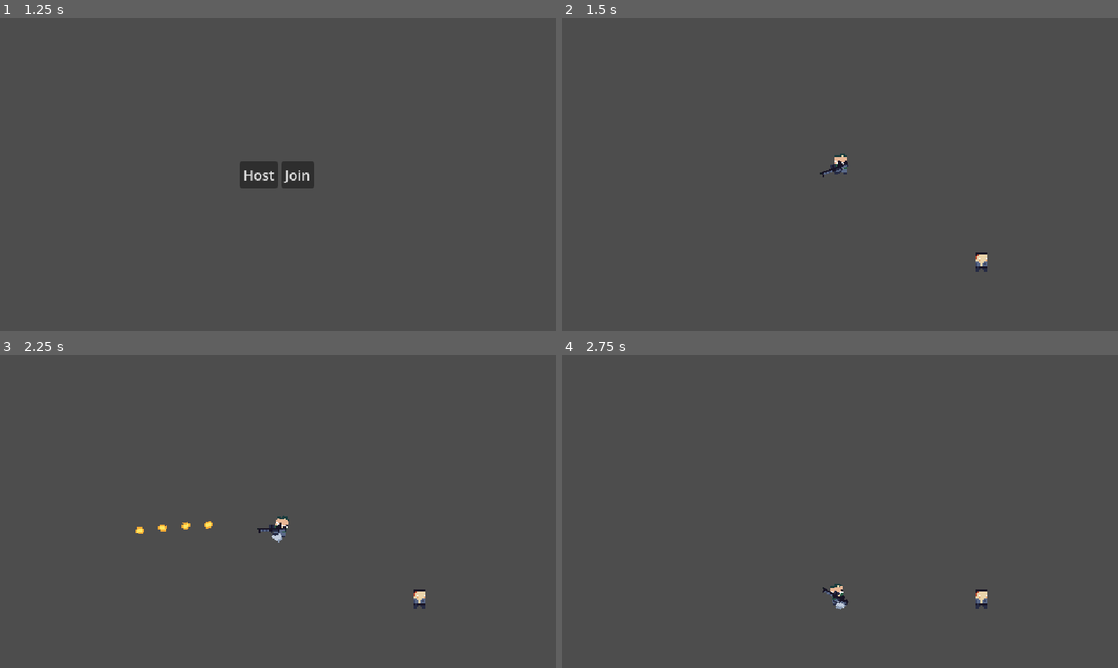
Above: before the commit, frames 1-4 (two rows, left to right).
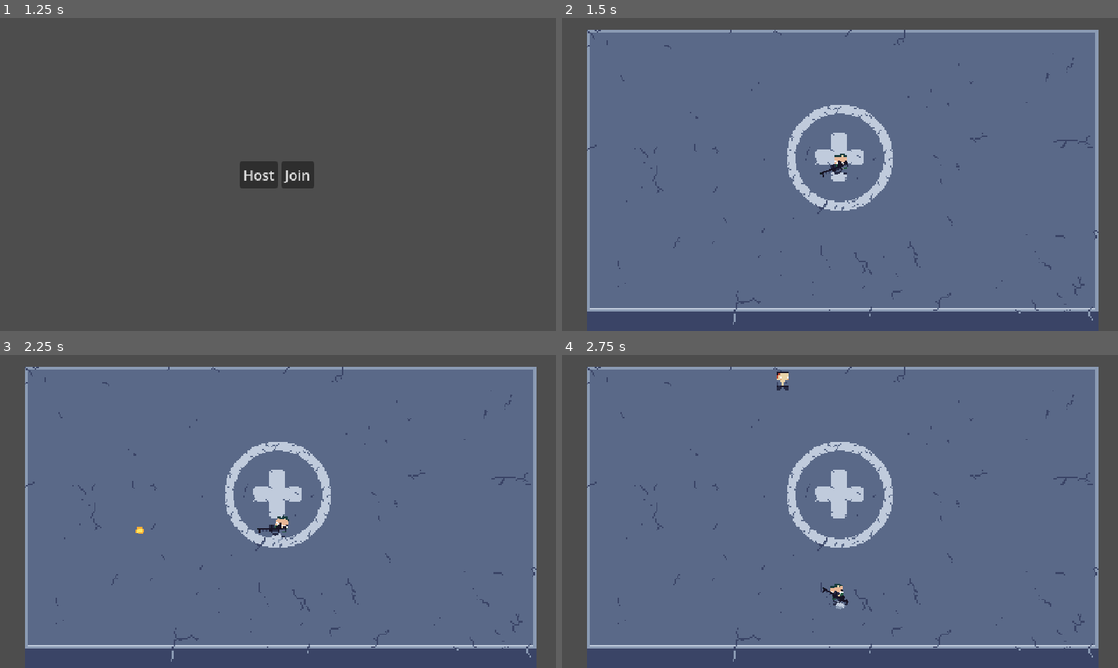
Above: after the commit, the same moments.

Repository: noahpete/zombies
Game: Godot game, scene res://scenes/ui/main_menu/main_menu.tscn
Two runs of this game, one before a commit and one after it. Both use one fixed random seed, a clock stepped at 60 frames per second and the inputs below.
Inputs (mouse positions are in pixels of both pictures, inside the frame that each line leads up to):
- Up to frame 1 (1.25 s): tap Enter at 0.5 s; move the mouse to (400, 158) at 0.52 s; press the mouse at (400, 158) at 0.53 s; hold D (right) from 0.53 s (still down)
- Up to frame 2 (1.5 s): release D (right) at 1.25 s; release the mouse at (962, 158) at 1.25 s; click "Host" at 1.25 s
- Up to frame 3 (2.25 s): tap Space at 2 s; move the mouse to (166, 527) at 2.02 s; hold S (down) from 2.03 s (still down); click (166, 527) at 2.1 s
- Up to frame 4 (2.75 s): keep holding S (down)

Frame 1 is identical in both runs. In frame 2, 88% of the frame differs, in the area x 4-97%, y 3-100%; in frame 3, 88%; in frame 4, 88%.

Commit message:
Add enemy spawning

Diff:
--- a/project.godot
+++ b/project.godot
@@ -57,6 +57,7 @@
 
 [layer_names]
 
+2d_physics/layer_1="Environment"
 2d_physics/layer_9="Bullet"
 
 [physics]
--- a/scenes/entities/player/player.gd
+++ b/scenes/entities/player/player.gd
@@ -62,3 +62,4 @@
 			player_input_synchronizer_component.aim_vector
 		)
 	get_parent().add_child(bullet, true)
+	fire_rate_timer.start()
--- a/scenes/entities/player/player.tscn
+++ b/scenes/entities/player/player.tscn
@@ -123,9 +123,12 @@
 gravity = Vector3(0, 0, 0)
 scale_curve = SubResource("CurveTexture_dovo2")
 
-[sub_resource type="CapsuleShape2D" id="CapsuleShape2D_wcut5"]
+[sub_resource type="CircleShape2D" id="CircleShape2D_kn7m8"]
+radius = 3.0
 
 [node name="Player" type="CharacterBody2D" unique_id=1363420704]
+collision_layer = 0
+motion_mode = 1
 script = ExtResource("1_bjvvg")
 
 [node name="PlayerInputSynchronizerComponent" parent="." unique_id=1958831569 node_paths=PackedStringArray("_aim_root") instance=ExtResource("2_8akj5")]
@@ -135,7 +138,7 @@
 replication_config = SubResource("SceneReplicationConfig_lvxji")
 
 [node name="FireRateTimer" type="Timer" parent="." unique_id=694362843]
-wait_time = 0.25
+wait_time = 0.12
 one_shot = true
 
 [node name="AnimationPlayer" type="AnimationPlayer" parent="." unique_id=1448444038]
@@ -171,5 +174,5 @@
 
 [node name="CollisionShape2D" type="CollisionShape2D" parent="." unique_id=833343556]
 visible = false
-shape = SubResource("CapsuleShape2D_wcut5")
-disabled = true
+position = Vector2(1, -3)
+shape = SubResource("CircleShape2D_kn7m8")
--- a/scenes/entities/walker/walker.gd
+++ b/scenes/entities/walker/walker.gd
@@ -1,7 +1,16 @@
 class_name Walker
 extends CharacterBody2D
 
+const SCENE: PackedScene = preload("uid://cikajgwqagnfl")
+
 @onready var area_2d: Area2D = $Area2D
+
+var current_health: int = 1
+
+
+static func create() -> Walker:
+	var walker: Walker = SCENE.instantiate()
+	return walker
 
 
 func _ready() -> void:
@@ -16,4 +25,9 @@
 func _resolve_bullet_hit(bullet: Bullet) -> void:
 	if not is_multiplayer_authority():
 		return
+
 	bullet.despawn()
+
+	current_health -= 1
+	if current_health <= 0:
+		queue_free()
--- a/scenes/entities/walker/walker.tscn
+++ b/scenes/entities/walker/walker.tscn
@@ -3,22 +3,24 @@
 [ext_resource type="Script" uid="uid://daqlgn80kub4n" path="res://scenes/entities/walker/walker.gd" id="1_kn7m8"]
 [ext_resource type="Texture2D" uid="uid://c26wkuquuoenj" path="res://assets/walker0.png" id="1_ltol3"]
 
-[sub_resource type="RectangleShape2D" id="RectangleShape2D_wcut5"]
-size = Vector2(7, 11)
+[sub_resource type="SceneReplicationConfig" id="SceneReplicationConfig_kn7m8"]
+properties/0/path = NodePath(".:global_position")
+properties/0/spawn = true
+properties/0/replication_mode = 0
 
 [sub_resource type="CircleShape2D" id="CircleShape2D_wcut5"]
 radius = 2.0
 
+[sub_resource type="RectangleShape2D" id="RectangleShape2D_wcut5"]
+size = Vector2(7, 11)
+
 [node name="Walker" type="CharacterBody2D" unique_id=1047330246]
+collision_layer = 0
+motion_mode = 1
 script = ExtResource("1_kn7m8")
 
-[node name="Area2D" type="Area2D" parent="." unique_id=1598652572]
-collision_layer = 0
-collision_mask = 256
-
-[node name="CollisionShape2D" type="CollisionShape2D" parent="Area2D" unique_id=2135628196]
-position = Vector2(0.5, -5.5)
-shape = SubResource("RectangleShape2D_wcut5")
+[node name="MultiplayerSynchronizer" type="MultiplayerSynchronizer" parent="." unique_id=1630934842]
+replication_config = SubResource("SceneReplicationConfig_kn7m8")
 
 [node name="Sprite2D" type="Sprite2D" parent="." unique_id=211135651]
 texture = ExtResource("1_ltol3")
@@ -26,5 +28,15 @@
 offset = Vector2(-3, -11)
 
 [node name="CollisionShape2D" type="CollisionShape2D" parent="." unique_id=79146446]
+visible = false
 position = Vector2(1, -2)
 shape = SubResource("CircleShape2D_wcut5")
+
+[node name="Area2D" type="Area2D" parent="." unique_id=1598652572]
+visible = false
+collision_layer = 0
+collision_mask = 256
+
+[node name="CollisionShape2D" type="CollisionShape2D" parent="Area2D" unique_id=2135628196]
+position = Vector2(0.5, -5.5)
+shape = SubResource("RectangleShape2D_wcut5")
--- a/scenes/main/main.gd
+++ b/scenes/main/main.gd
@@ -2,12 +2,16 @@
 extends Node
 
 @onready var multiplayer_spawner: MultiplayerSpawner = $MultiplayerSpawner
+@onready var player_spawn: Marker2D = $World/PlayerSpawn
 
 
 func _ready() -> void:
 	multiplayer_spawner.spawn_function = func(data: Dictionary) -> Node:
 		Log.info("Instantiating Player with id=%s via multiplayer_spawner.spawn_function" % Log.format_peer_id(data.peer_id), multiplayer)
-		return Player.create(data.peer_id)
+		var player: Player = Player.create(data.peer_id)
+		player.global_position = player_spawn.global_position
+		return player
+
 	peer_ready.rpc_id(Constants.HOST_ID)
 
 
--- a/scenes/main/main.tscn
+++ b/scenes/main/main.tscn
@@ -1,17 +1,77 @@
 [gd_scene format=3 uid="uid://dmmubmixwr8u"]
 
 [ext_resource type="Script" uid="uid://b4d71vs70tny8" path="res://scenes/main/main.gd" id="1_iuonh"]
-[ext_resource type="PackedScene" uid="uid://cikajgwqagnfl" path="res://scenes/entities/walker/walker.tscn" id="2_iuonh"]
+[ext_resource type="Texture2D" uid="uid://rakclwcqyvgf" path="res://assets/background.png" id="2_iuonh"]
+[ext_resource type="PackedScene" uid="uid://bag43dlp0dn6w" path="res://scenes/managers/enemy_manager/enemy_manager.tscn" id="2_k2fmo"]
+
+[sub_resource type="RectangleShape2D" id="RectangleShape2D_wcut5"]
+size = Vector2(32, 300)
+
+[sub_resource type="RectangleShape2D" id="RectangleShape2D_iuonh"]
+size = Vector2(400, 32)
 
 [node name="Main" type="Node" unique_id=1753433228]
 script = ExtResource("1_iuonh")
 
+[node name="EnemyManager" parent="." unique_id=1929653180 node_paths=PackedStringArray("enemy_spawn_root", "spawn_rectangle") instance=ExtResource("2_k2fmo")]
+enemy_spawn_root = NodePath("../World")
+spawn_rectangle = NodePath("../SpawnRectangle")
+
 [node name="MultiplayerSpawner" type="MultiplayerSpawner" parent="." unique_id=319979742]
-_spawnable_scenes = PackedStringArray("uid://dqt2vor1gri6h")
-spawn_path = NodePath("..")
+_spawnable_scenes = PackedStringArray("uid://dqt2vor1gri6h", "uid://cikajgwqagnfl")
+spawn_path = NodePath("../World")
+
+[node name="World" type="Node2D" parent="." unique_id=365328731]
+
+[node name="Background" type="Sprite2D" parent="World" unique_id=774326454]
+scale = Vector2(0.8, 0.8)
+texture = ExtResource("2_iuonh")
+centered = false
+offset = Vector2(-214, -120)
+
+[node name="StaticBodies" type="Node2D" parent="World" unique_id=2018540661]
+visible = false
+
+[node name="Left" type="StaticBody2D" parent="World/StaticBodies" unique_id=1421393783]
+position = Vector2(-162, 0)
+collision_mask = 0
+
+[node name="CollisionShape2D" type="CollisionShape2D" parent="World/StaticBodies/Left" unique_id=1890729424]
+shape = SubResource("RectangleShape2D_wcut5")
+metadata/_edit_lock_ = true
+
+[node name="Right" type="StaticBody2D" parent="World/StaticBodies" unique_id=1699963296]
+position = Vector2(165, 0)
+collision_mask = 0
+
+[node name="CollisionShape2D" type="CollisionShape2D" parent="World/StaticBodies/Right" unique_id=904434616]
+shape = SubResource("RectangleShape2D_wcut5")
+metadata/_edit_lock_ = true
+
+[node name="Top" type="StaticBody2D" parent="World/StaticBodies" unique_id=2021176979]
+position = Vector2(0, -98)
+collision_mask = 0
+
+[node name="CollisionShape2D" type="CollisionShape2D" parent="World/StaticBodies/Top" unique_id=399638340]
+shape = SubResource("RectangleShape2D_iuonh")
+metadata/_edit_lock_ = true
+
+[node name="Bottom" type="StaticBody2D" parent="World/StaticBodies" unique_id=1498110573]
+position = Vector2(0, 93)
+collision_mask = 0
+
+[node name="CollisionShape2D" type="CollisionShape2D" parent="World/StaticBodies/Bottom" unique_id=1286963000]
+shape = SubResource("RectangleShape2D_iuonh")
+metadata/_edit_lock_ = true
+
+[node name="PlayerSpawn" type="Marker2D" parent="World" unique_id=256679483]
 
 [node name="Camera2D" type="Camera2D" parent="." unique_id=526234008]
 zoom = Vector2(2, 2)
 
-[node name="Walker" parent="." unique_id=1047330246 instance=ExtResource("2_iuonh")]
-position = Vector2(81, 56)
+[node name="SpawnRectangle" type="ReferenceRect" parent="." unique_id=2001752095]
+offset_left = -130.0
+offset_top = -70.0
+offset_right = 130.0
+offset_bottom = 70.0
+mouse_filter = 2
--- /dev/null
+++ b/scenes/managers/enemy_manager/enemy_manager.gd
@@ -0,0 +1,29 @@
+class_name EnemyManager
+extends Node
+
+@export var enemy_spawn_root: Node
+@export var spawn_rectangle: ReferenceRect
+
+@onready var spawn_interval_timer: Timer = $SpawnIntervalTimer
+
+
+func _ready() -> void:
+	spawn_interval_timer.timeout.connect(_on_spawn_timer_interval_timer_timeout)
+
+
+func spawn_walker() -> void:
+	if not is_multiplayer_authority():
+		return
+	var walker: Walker = Walker.create()
+	walker.global_position = _get_random_spawn_position()
+	enemy_spawn_root.add_child(walker, true)
+
+
+func _get_random_spawn_position() -> Vector2:
+	var x: float = randf_range(0, spawn_rectangle.size.x)
+	var y: float = randf_range(0, spawn_rectangle.size.y)
+	return spawn_rectangle.global_position + Vector2(x, y)
+
+
+func _on_spawn_timer_interval_timer_timeout() -> void:
+	spawn_walker()
--- /dev/null
+++ b/scenes/managers/enemy_manager/enemy_manager.tscn
@@ -0,0 +1,9 @@
+[gd_scene format=3 uid="uid://bag43dlp0dn6w"]
+
+[ext_resource type="Script" uid="uid://coix8agvfb1b2" path="res://scenes/managers/enemy_manager/enemy_manager.gd" id="1_fm6jq"]
+
+[node name="EnemyManager" type="Node" unique_id=1929653180]
+script = ExtResource("1_fm6jq")
+
+[node name="SpawnIntervalTimer" type="Timer" parent="." unique_id=846385899]
+autostart = true
Binary file added: assets/background.png
Not shown, added: assets/background.png.import
Not shown, added: scenes/managers/enemy_manager/enemy_manager.gd.uid
